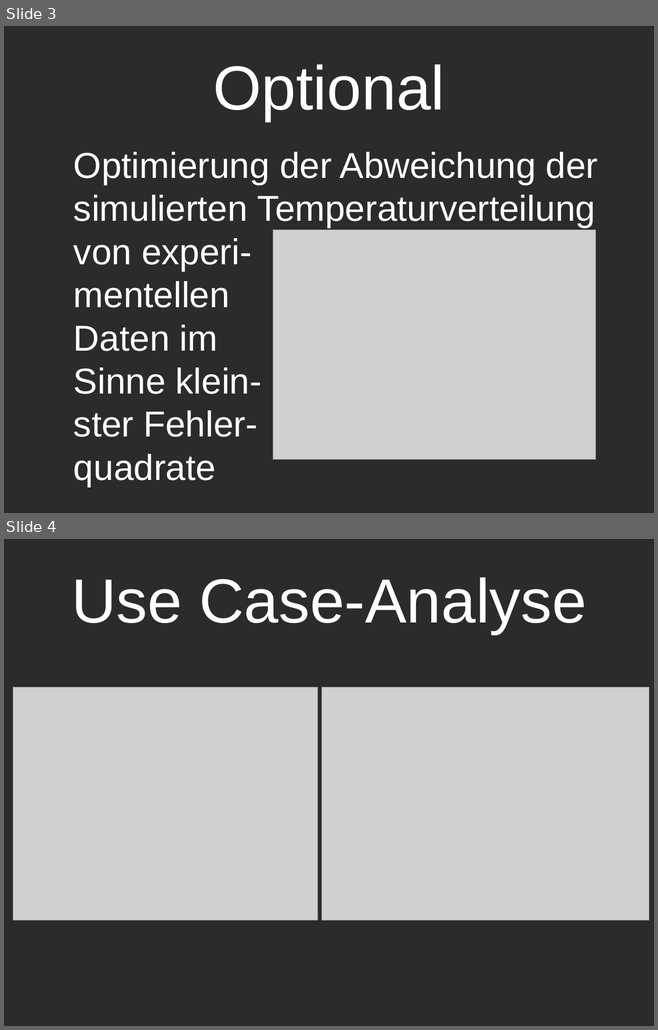
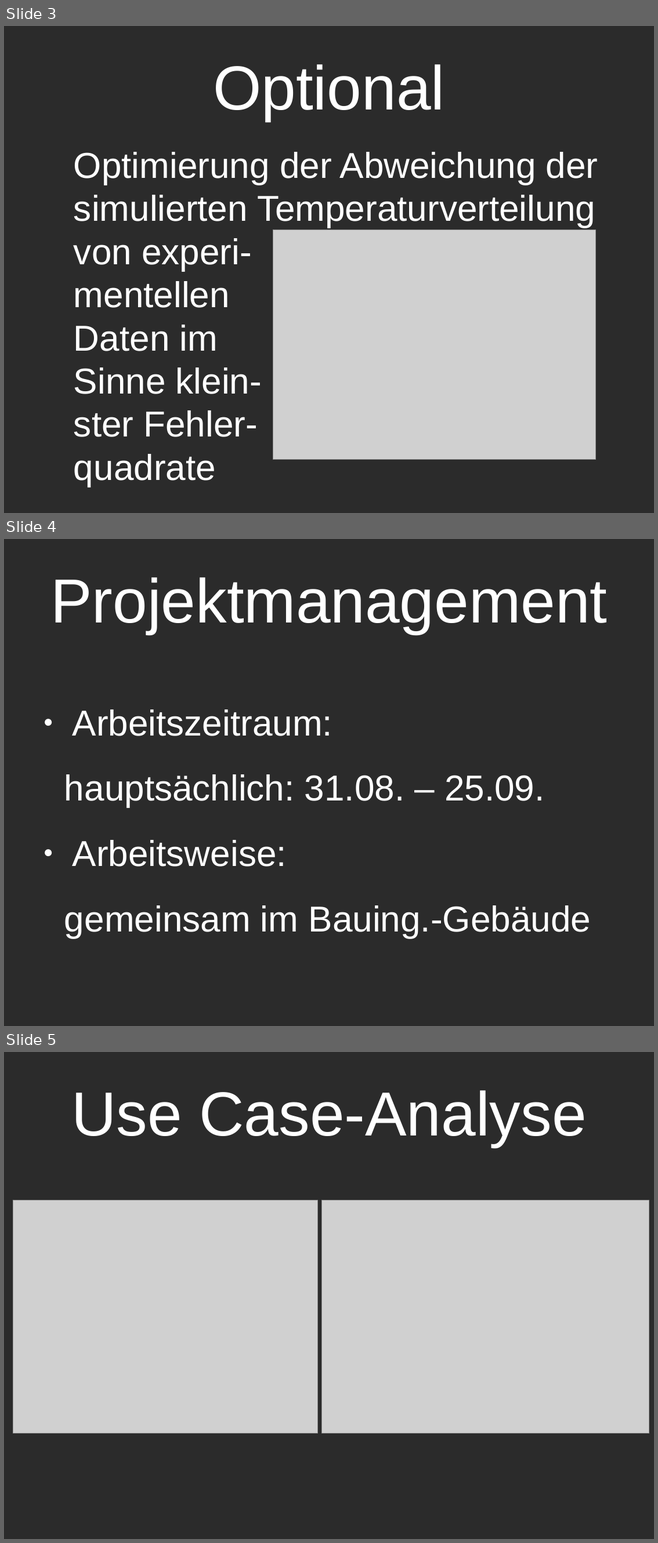
Before and after one commit to pingo95/SEP-Gruppe-11-W-rmeleitung, a slide deck: Praesentation.odp. Shown one above the other, each under a label of ours: slides 3 and 4 before the commit, slides 3, 4 and 5 after it. The pictures are 658x1030 and 658x1543 pixels, drawn with LibreOffice and Linux fonts; fonts in the diff are those of the drawing; grey boxes stand for pictures; background and template pictures are left out; a plain dark background stands for a picture behind light text. Boxes give left, top, right and bottom in pixels: in the first picture for what was removed or moved away, otherwise in the second. Text is boxed around its words. In the diff, an @@ line names an element or a change of style, - is before the commit and + after.

```diff
--- a/Praesentation.odp
+++ b/Praesentation.odp
@@ slide 4 added at (x1=4, y1=539, x2=654, y2=1026), background picture (left out) @@
@@ title added at (x1=50, y1=577, x2=607, y2=634), 76 pt, text #FFFFFF @@
+Projektmanagement
@@ text added at (x1=64, y1=710, x2=590, y2=938), 44 pt, text #FFFFFF @@
+● Arbeitszeitraum:
+hauptsächlich: 31.08. – 25.09.
+● Arbeitsweise:
+gemeinsam im Bauing.-Gebäude
@@ what was slide 4 is now slide 5 @@
```
Also in this commit, not shown: 1 slide changed, 2 other slides added.
